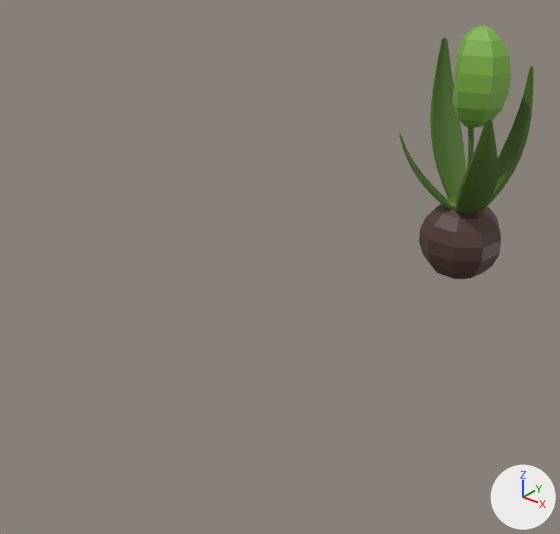
An edit to the FBX model Assets/Models/RicePhase2.fbx, drawn before and after from the same camera.
The view is the same before and after, from a 50 mm lens placed at (2.78, -11.75, 4.65), pointed at (-2.66, -4.95, 0.44). Arrows for +X, +Y and +Z are at lower right; the lights stay in place. Where no turn or scale is listed for an object, it has been applied to the vertices.

The first picture shows 'RiceP2Base', 'RiceP2Leaf2', 'RiceP2Leaf3', 'RiceP2Leaf4', 'RiceP2Leaf5', 'RiceP2Rice', 'RiceP2Stem3', 'RiceP2Stem4'.
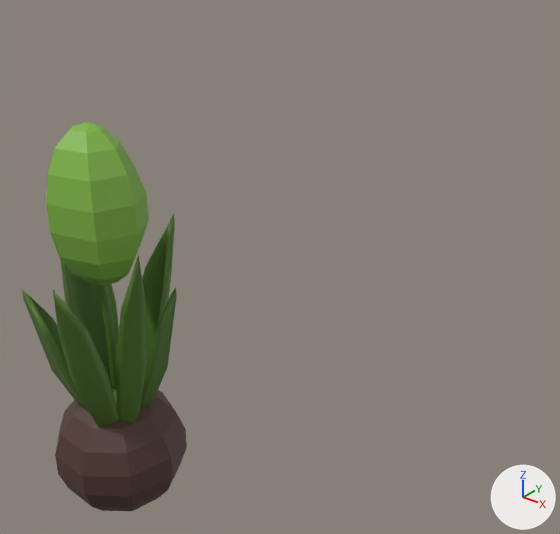
ob_ricep2leaves is not drawn itself; it is the parent of ob_ricep2leaf4, ob_ricep2leaf5, ob_ricep2leaf3, ob_ricep2leaf2.
ob_ricep2 is not drawn itself; it is the parent of ob_ricep2stems, ob_ricep2leaves.

Where the newer file only moved an object's origin or applied its transform, the numbers keep the older frame.

What changed in the scene script:
```text
Change me_mesh_006:
    used by ob_ricep2leaf4; parent = ob_ricep2leaves; location = (297.9, 256.6, -34.99)
    remove me_mesh_006.from_pydata(...)  # 154 vertices, 152 faces; spans x -37.0..34.0, y -127.0..127.0, z -43.0..42.0
    add me_mesh_006.from_pydata(...)  # 26 vertices, 23 faces; spans x -21.0..21.0, y -65.0..110.0, z -45.0..25.0
    me_mesh_006 part 1: the whole mesh is rebuilt
    me_mesh_006 part 2: the surface is now shaded smooth
Change me_mesh_007:
    used by ob_ricep2leaf5; parent = ob_ricep2leaves; location = (304.5, 230.0, 79.21)
    remove me_mesh_007.from_pydata(...)  # 154 vertices, 152 faces; spans x -53.0..38.0, y -105.0..105.0, z -61.0..58.0
    add me_mesh_007.from_pydata(...)  # 26 vertices, 23 faces; spans x -42.0..29.0, y -87.0..147.0, z -25.0..25.0
    me_mesh_007 part 9: the whole mesh is rebuilt
    me_mesh_007 part 10: the surface is now shaded smooth
Change me_mesh_003:
    where me_mesh_003.from_pydata(...)  # 74 vertices, 81 faces; spans x -0.283..0.283, y -0.288..0.288, z -0.087..0.087
    me_mesh_003 part 3: the whole mesh is moved by (-0.296, -6.845, 0.0)
Change me_mesh_001:
    where me_mesh_001.from_pydata(...)  # 74 vertices, 81 faces; spans x -0.641..0.641, y -0.637..0.637, z -0.662..0.662
    me_mesh_001 part 4: the whole mesh is moved by (-0.296, -6.845, 0.0)
Change me_mesh:
    where me_mesh.from_pydata(...)  # 58 vertices, 63 faces; spans x -0.4..0.4, y -0.43..0.43, z -0.75..0.75
    me_mesh part 12: the whole mesh is moved by (-0.3, -6.85, 0.0)
Change me_mesh_002:
    where me_mesh_002.from_pydata(...)  # 65 vertices, 72 faces; spans x -0.07..0.07, y -0.05..0.05, z -0.79..0.79
    me_mesh_002 part 11: the whole mesh is moved by (-0.3, -6.85, 0.0)
Change me_mesh_005:
    used by ob_ricep2leaf3; parent = ob_ricep2leaves; location = (198.7, 197.7, 58.86)
    remove me_mesh_005.from_pydata(...)  # 154 vertices, 152 faces; spans x -52.2..53.5, y -70.3..70.9, z -41.3..28.7
    add me_mesh_005.from_pydata(...)  # 26 vertices, 23 faces; spans x -18.1..23.9, y -48.7..82.1, z -16.1..16.2
    me_mesh_005 part 7: the whole mesh is rebuilt
    me_mesh_005 part 8: the surface is now shaded smooth
Change me_mesh_004:
    used by ob_ricep2leaf2; parent = ob_ricep2leaves; location = (189.0, 271.3, -40.38)
    remove me_mesh_004.from_pydata(...)  # 154 vertices, 152 faces; spans x -59.0..59.0, y -140.0..140.0, z -47.0..49.0
    add me_mesh_004.from_pydata(...)  # 26 vertices, 23 faces; spans x -18.0..30.0, y -71.0..120.0, z -15.0..15.0
    me_mesh_004 part 5: the whole mesh is rebuilt
    me_mesh_004 part 6: the surface is now shaded smooth
Change ob_ricep2:
    ob_ricep2.location: (-2.109, -0.995, -1.047) -> (-2.405, -7.84, -1.047)
    ob_ricep2.scale: (0.0085, 0.0085, 0.0085) -> (0.01, 0.01, 0.01)
Change ob_ricep2leaf4:
    ob_ricep2leaf4.location: (297.9, 256.6, -34.99) -> (11.7, -50.63, -38.89)
Change ob_ricep2leaf5:
    ob_ricep2leaf5.location: (304.5, 230.0, 79.21) -> (-32.32, -29.67, -10.14)
Change ob_ricep2leaf3:
    ob_ricep2leaf3.location: (198.7, 197.7, 58.86) -> (43.21, -64.4, -14.92)
Change ob_ricep2leaves:
    ob_ricep2leaves.location: (-253.6, 11.32, -12.42) -> (-9.916, 231.3, -4.941)
Change ob_ricep2leaf2:
    ob_ricep2leaf2.location: (189.0, 271.3, -40.38) -> (50.74, -46.53, 15.51)
Add ob_ricep2leaf6:
    ob_ricep2leaf6 = bpy.data.objects.new('RiceP2Leaf6', me_mesh_009)  # 26 vertices, 23 faces; spans x -0.227..0.227, y -0.251..0.231, z -0.496..0.836; in mat_ricep2leaf (dark green #4e7127)
    ob_ricep2leaf6.location = (-2.64, -8.15, 0.63)
Add ob_ricep2leaf1:
    ob_ricep2leaf1 = bpy.data.objects.new('RiceP2Leaf1', me_mesh_004_1)  # 26 vertices, 23 faces; spans x -0.19..0.19, y -0.34..0.23, z -0.63..1.06; in mat_ricep2leaf (dark green #4e7127)
    ob_ricep2leaf1.location = (-2.22, -8.23, 0.73)
```

Changed parts and their boxes (x1, y1, x2, y2) in the pictures (560 x 534 px):
'RiceP2Rice', mesh moved
    before: (452, 25, 512, 128)
    after: (46, 122, 149, 285)
'RiceP2Base', mesh moved
    before: (419, 204, 501, 279)
    after: (55, 390, 187, 511)
'RiceP2Leaf2', reshaped, moved, rescaled (14% narrower)
    before: (430, 38, 466, 199)
    after: (116, 254, 147, 423)
'RiceP2Leaf5', reshaped, moved, rescaled
    before: (456, 120, 498, 213)
    after: (60, 259, 119, 378)
'RiceP2Leaf4', reshaped, moved, rescaled
    before: (484, 66, 534, 209)
    after: (142, 214, 175, 365)
'RiceP2Leaf1', added (green)
    after: (52, 288, 119, 427)
'RiceP2Leaf3', reshaped, moved, rescaled (33% narrower, 53% taller)
    before: (399, 133, 453, 210)
    after: (141, 288, 177, 406)
'RiceP2Leaf6', added (green)
    after: (22, 290, 89, 412)
'RiceP2Stem3', mesh moved
    before: (467, 128, 474, 168)
    after: (97, 284, 117, 389)
'RiceP2Stem4', mesh moved
    before: (447, 195, 458, 209)
    after: (109, 378, 117, 406)
part 1 of me_mesh_006, cut back
    before: (484, 66, 534, 209)
    after: (142, 214, 175, 365)
part 5 of me_mesh_004, cut back
    before: (430, 38, 466, 199)
    after: (116, 254, 147, 423)
part 7 of me_mesh_005, cut back
    before: (399, 133, 453, 210)
    after: (141, 288, 177, 406)
part 9 of me_mesh_007, cut back
    before: (456, 120, 498, 213)
    after: (60, 259, 119, 378)
